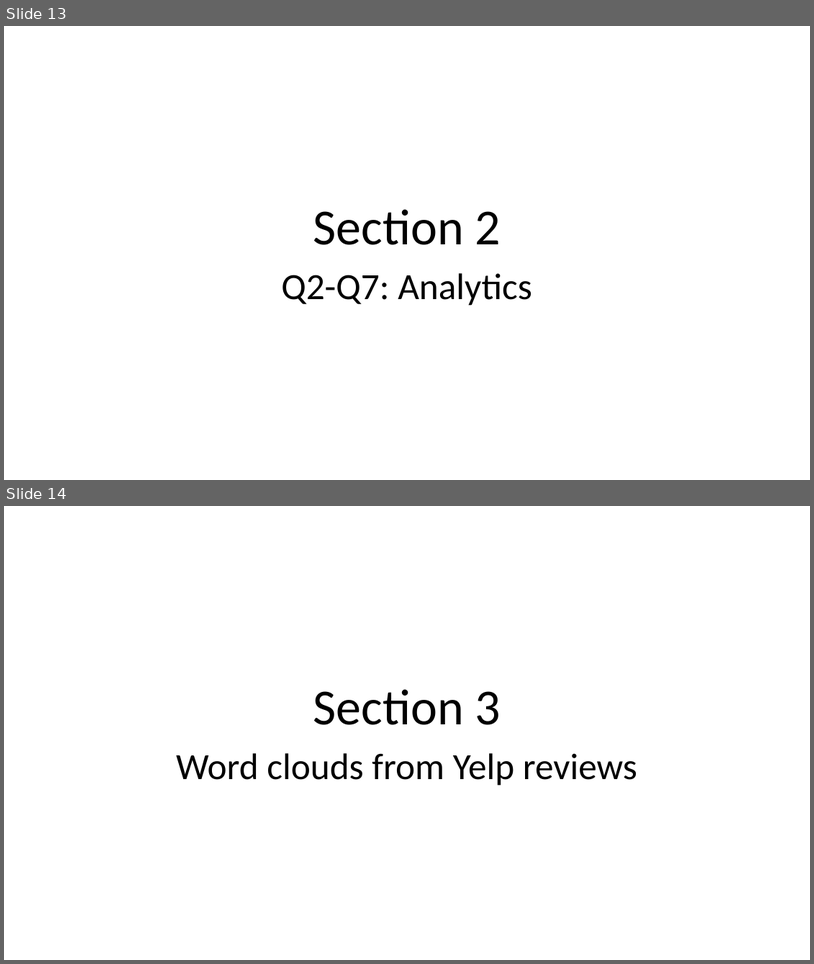
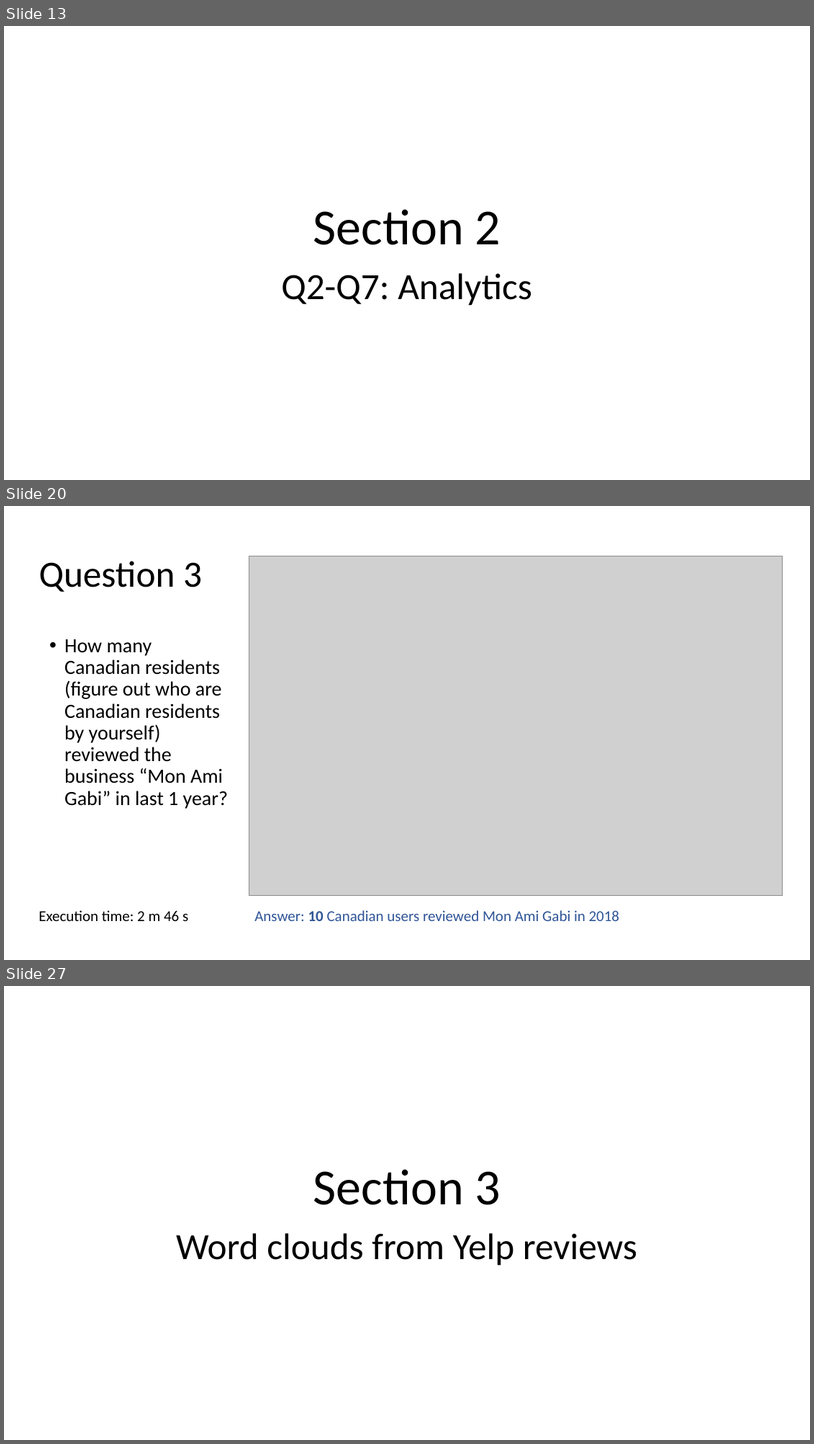
Before and after one commit to stepan-o/lift, a slide deck: presentations/Yelp_dataset_results.pptx. Shown one above the other, each under a label of ours: slides 13 and 14 before the commit, slides 13, 20 and 27 after it; the slides between them are not shown. The pictures are 814x964 and 814x1444 pixels, drawn with LibreOffice and Linux fonts; fonts in the diff are those of the drawing; grey boxes stand for pictures. Boxes give left, top, right and bottom in pixels: in the first picture for what was removed or moved away, otherwise in the second. Text is boxed around its words. In the diff, an @@ line names an element or a change of style, - is before the commit and + after.

```diff
--- a/presentations/Yelp_dataset_results.pptx
+++ b/presentations/Yelp_dataset_results.pptx
@@ slide 20 added at [4,506,810,960], background #FFFFFF @@
@@ title added at [39,561,202,592], 44 pt, text #000000 @@
+Question 3
@@ picture added at [249,556,783,896] @@
@@ text added at [64,639,228,808], 24 pt, text #000000 @@
+• How many Canadian residents (figure out who are Canadian residents by yourself) reviewed the business “Mon Ami Gabi” in last 1 year?
@@ text added at [39,910,188,921], 18 pt, text #000000 @@
+Execution time: 2 m 46 s
@@ text added at [255,910,620,921], 18 pt, text #2F5597 @@
+Answer: 10 Canadian users reviewed Mon Ami Gabi in 2018
@@ what was slide 14 is now slide 27 @@
```
Also in this commit, not shown: 1 slide changed, 13 other slides added, 1 slide removed.
